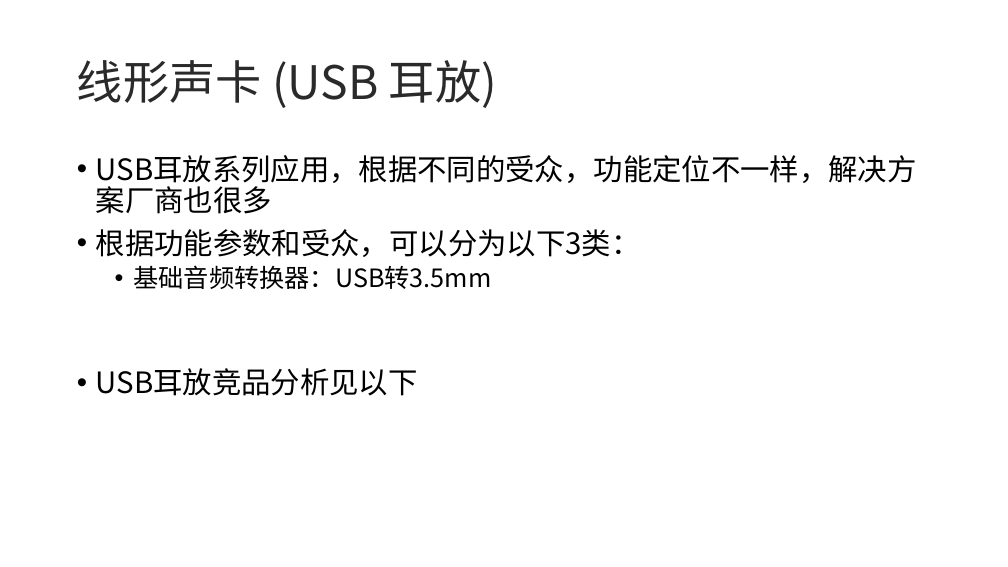
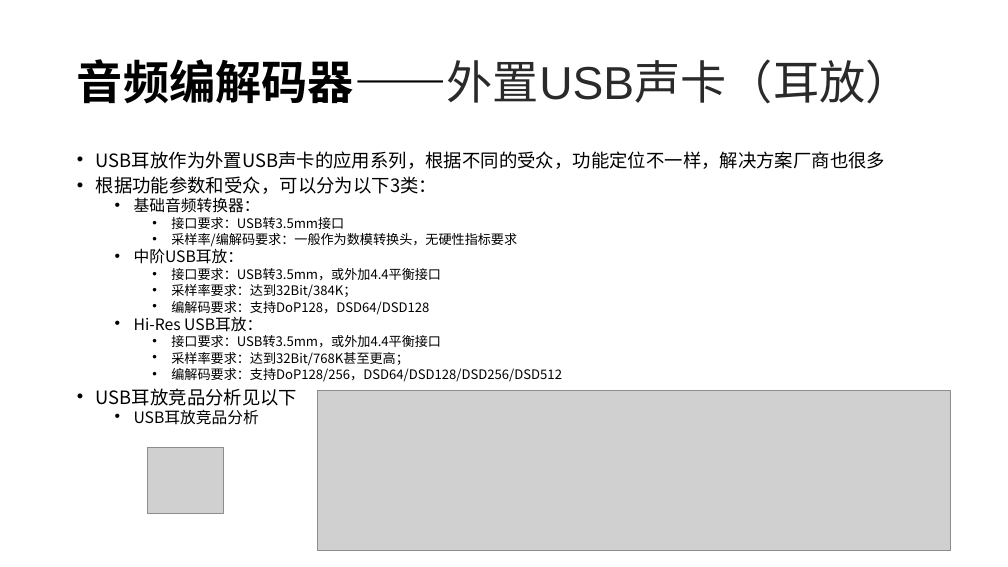
Before and after one commit to rosabai666/soundec, a slide deck: slide 7 of 2023/02产品/SNC8x/01)竞品分析/00)竞品芯片分析/品牌产品路线分析/Realtek/Realtek产品线分析2.pptx. Drawn at 1008x567 pixels with LibreOffice and Linux fonts; fonts in the diff are those of the drawing; grey boxes stand for pictures. Boxes give left, top, right and bottom in pixels: in the first picture for what was removed or moved away, otherwise in the second. Text is boxed around its words. In the diff, an @@ line names an element or a change of style, - is before the commit and + after.

```diff
--- a/2023/02产品/SNC8x/01)竞品分析/00)竞品芯片分析/品牌产品路线分析/Realtek/Realtek产品线分析2.pptx
+++ b/2023/02产品/SNC8x/01)竞品分析/00)竞品芯片分析/品牌产品路线分析/Realtek/Realtek产品线分析2.pptx
@@ title at (x1=77, y1=59, x2=912, y2=104): text changed @@
-线形声卡 (USB 耳放)
+音频编解码器——外置USB声卡（耳放）
@@ text at (x1=96, y1=151, x2=886, y2=169): text changed; size 28 to 17.5 pt @@
-• USB耳放系列应用，根据不同的受众，功能定位不一样，解决方案厂商也很多
+• USB耳放作为外置USB声卡的应用系列，根据不同的受众，功能定位不一样，解决方案厂商也很多
@@ text at (x1=96, y1=176, x2=437, y2=410): size 28 to 17.5 pt in "根据功能参数和受众，可以分为以下3类：", "USB耳放竞品分析见以下"; line spacing 0.9 to 0.7 @@
@@ text at (x1=134, y1=197, x2=562, y2=382): text changed; size 24 to 12.5 pt @@
-  • 基础音频转换器：USB转3.5mm
+  • 基础音频转换器：
+    • 接口要求：USB转3.5mm接口
+    • 采样率/编解码要求：一般作为数模转换头，无硬性指标要求
+  • 中阶USB耳放：
+    • 接口要求：USB转3.5mm，或外加4.4平衡接口
+    • 采样率要求：达到32Bit/384K；
+    • 编解码要求：支持DoP128，DSD64/DSD128
+  • Hi-Res USB耳放：
+    • 接口要求：USB转3.5mm，或外加4.4平衡接口
+    • 采样率要求：达到32Bit/768K甚至更高；
+    • 编解码要求：支持DoP128/256，DSD64/DSD128/DSD256/DSD512
@@ text at (x1=134, y1=409, x2=259, y2=425): paragraph added @@
+  • USB耳放竞品分析
@@ picture added at (x1=318, y1=390, x2=951, y2=551) @@
@@ picture added at (x1=147, y1=448, x2=223, y2=513) @@
```
Also in this commit, not shown: 8 other slides changed, 3 slides added, 3 slides removed, 7 other files.
